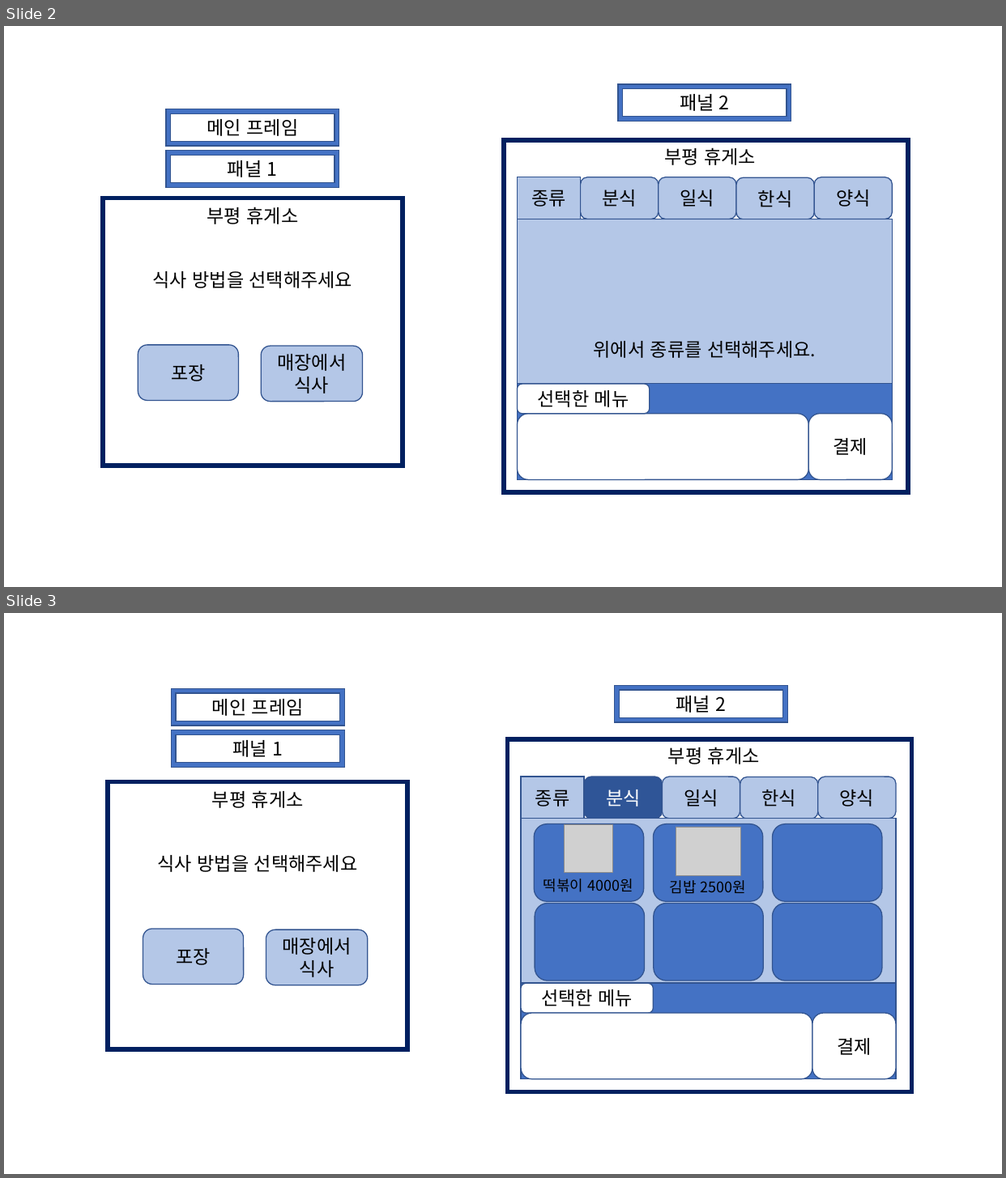
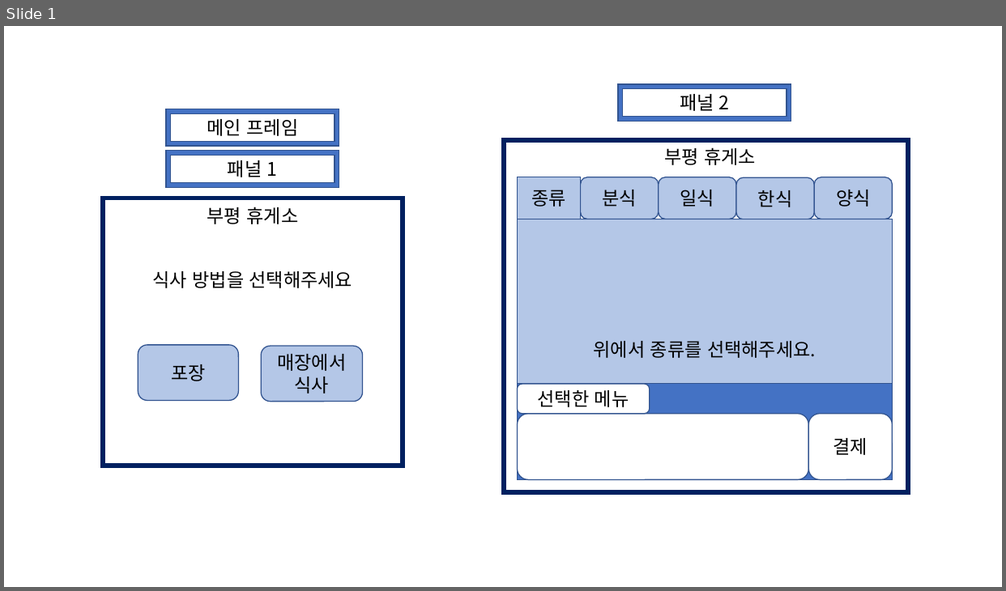
Before and after one commit to ase10git/JavaProject, a slide deck: 자바프로젝트 20231114.pptx. Shown one above the other, each under a label of ours: slides 2 and 3 before the commit, slide 1 after it. The pictures are 1006x1178 and 1006x591 pixels, drawn with LibreOffice and Linux fonts; fonts in the diff are those of the drawing; grey boxes stand for pictures. Boxes give left, top, right and bottom in pixels: in the first picture for what was removed or moved away, otherwise in the second. Text is boxed around its words. In the diff, an @@ line names an element or a change of style, - is before the commit and + after.

```diff
--- a/자바프로젝트 20231114.pptx
+++ b/자바프로젝트 20231114.pptx
@@ slide 3 removed at box(4, 613, 1002, 1174), background #FFFFFF @@
@@ frame removed at box(171, 688, 344, 726) @@
-메인 프레임
@@ group removed at box(508, 686, 912, 1093): 13 rounded rectangles, 4 rectangles, 3 texts, 2 pictures, 1 frame @@
-부평 휴게소
-분식
-일식
-한식
-양식
-종류
-선택한 메뉴
-결제
-떡볶이 4000원
-김밥 2500원
-패널 2
@@ frame removed at box(171, 730, 344, 766) @@
-패널 1
@@ group removed at box(108, 782, 407, 1050): 2 texts, 2 rounded rectangles, 1 rectangle @@
-부평 휴게소
-식사 방법을 선택해주세요
-포장
-매장에서 식사
@@ what was slide 2 is now slide 1 @@
```
Also in this commit, not shown: 4 slides changed, 2 slides added, 4 other slides removed, 8 other files.
